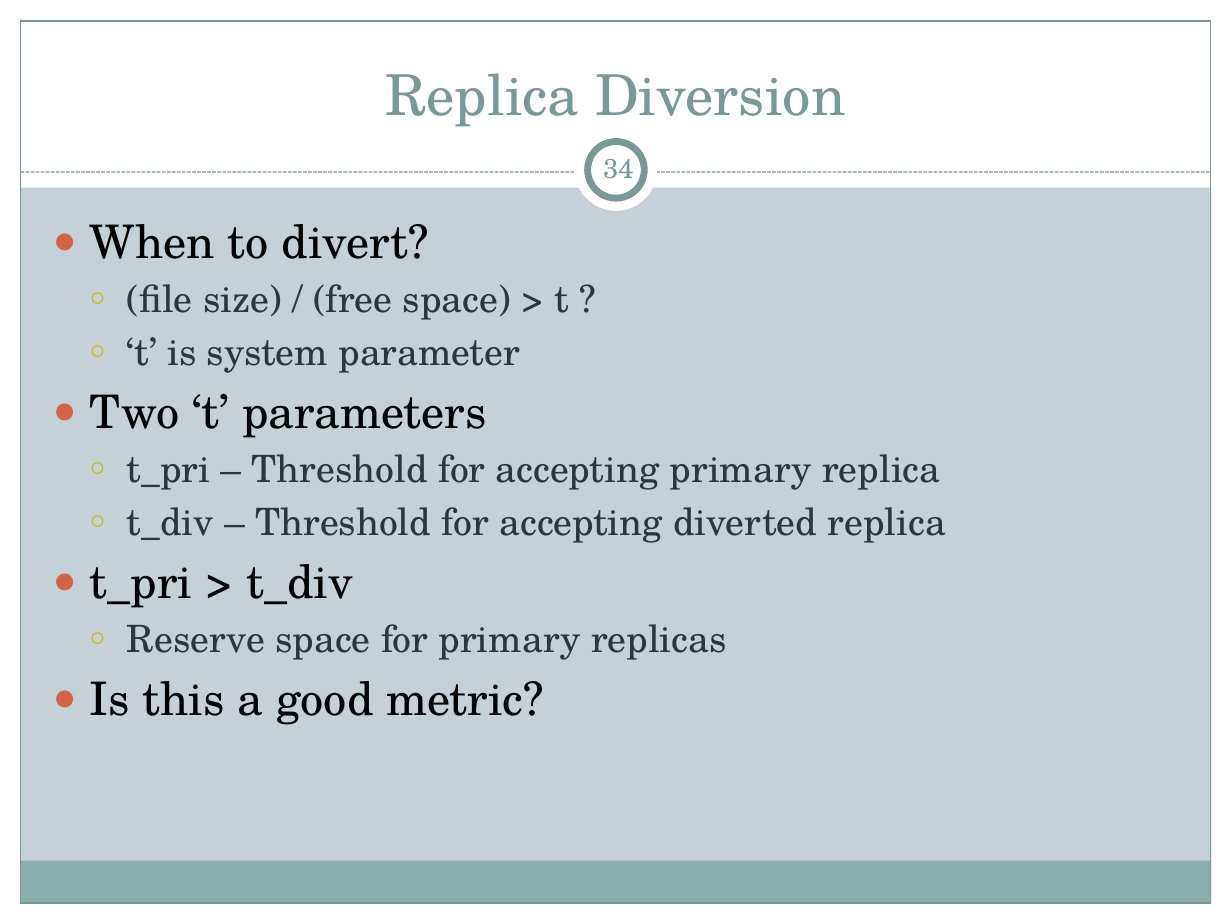
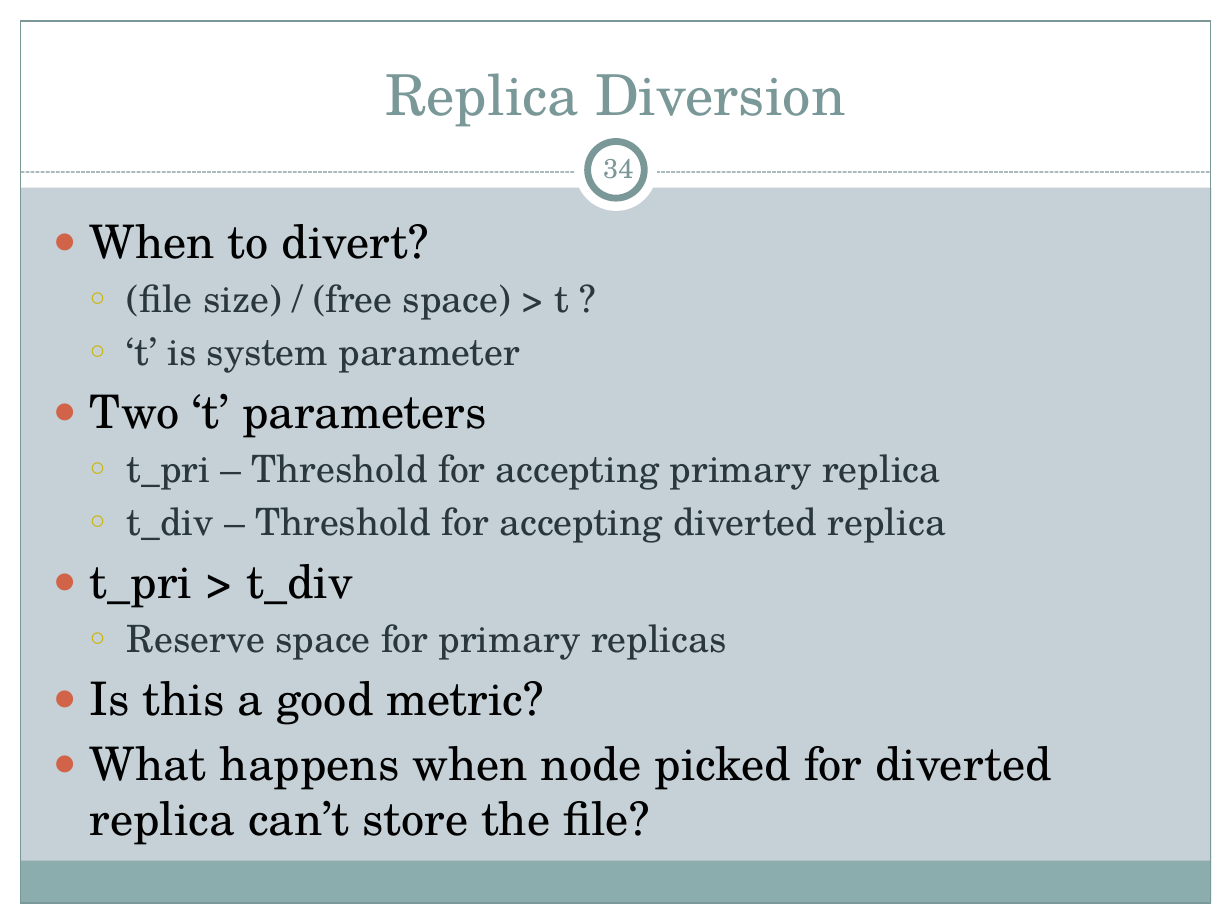
Before and after one commit to cs525-koala/documents, a slide deck: slide 34 of p2p/P2P Apps.pptx. Drawn at 1232x924 pixels with LibreOffice and Linux fonts; fonts in the diff are those of the drawing. Boxes give left, top, right and bottom in pixels: in the first picture for what was removed or moved away, otherwise in the second. Text is boxed around its words. In the diff, an @@ line names an element or a change of style, - is before the commit and + after.

Commit message:
presentation: fix wording on diverted replica threshold slide.

```diff
--- a/p2p/P2P Apps.pptx
+++ b/p2p/P2P Apps.pptx
@@ text at <box>90,746,1052,845</box>: paragraph added @@
+● What happens when node picked for diverted replica can’t store the file?
```
